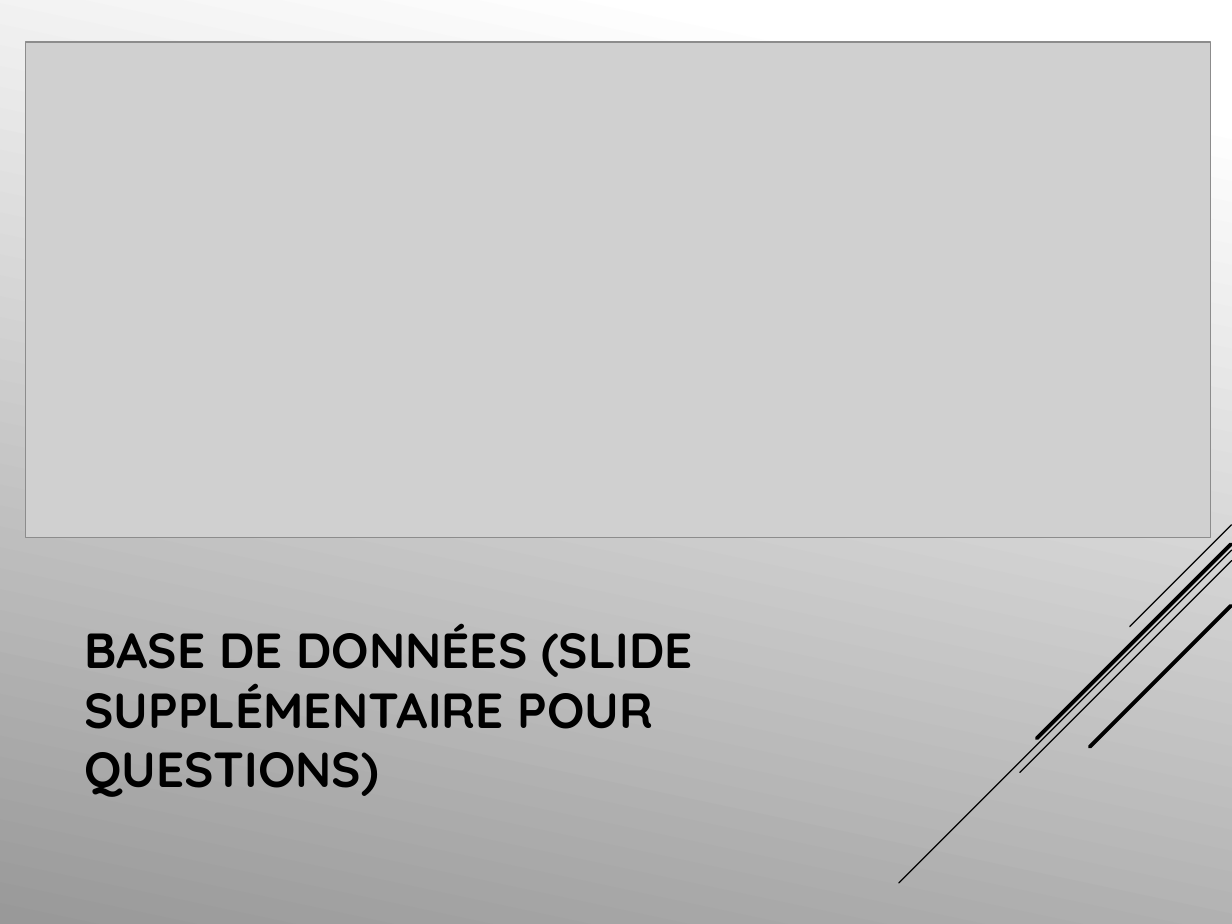
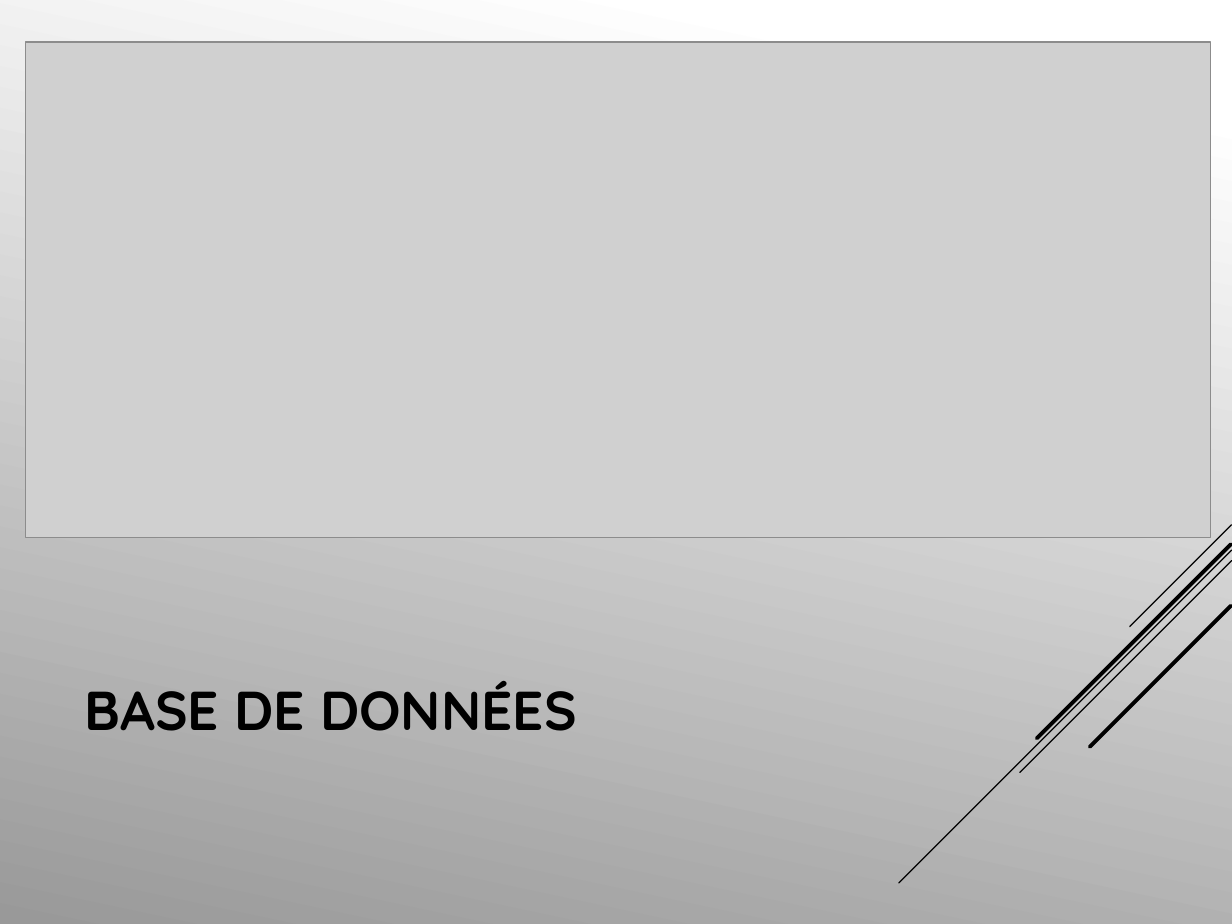
Before and after one commit to delisea/R-Montagne, a slide deck: slide 16 of R’Montagne.pptx. Drawn at 1232x924 pixels with LibreOffice and Linux fonts; fonts in the diff are those of the drawing; grey boxes stand for pictures. Boxes give left, top, right and bottom in pixels: in the first picture for what was removed or moved away, otherwise in the second. Text is boxed around its words. In the diff, an @@ line names an element or a change of style, - is before the commit and + after.

```diff
--- a/R’Montagne.pptx
+++ b/R’Montagne.pptx
@@ title at (84, 681, 577, 731): text changed; size 28.8 to 32 pt @@
-BASE DE DONNÉES (SLIDE SUPPLÉMENTAIRE POUR QUESTIONS)
+BASE DE DONNÉES
```
Also in this commit, not shown: 6 other slides changed.
